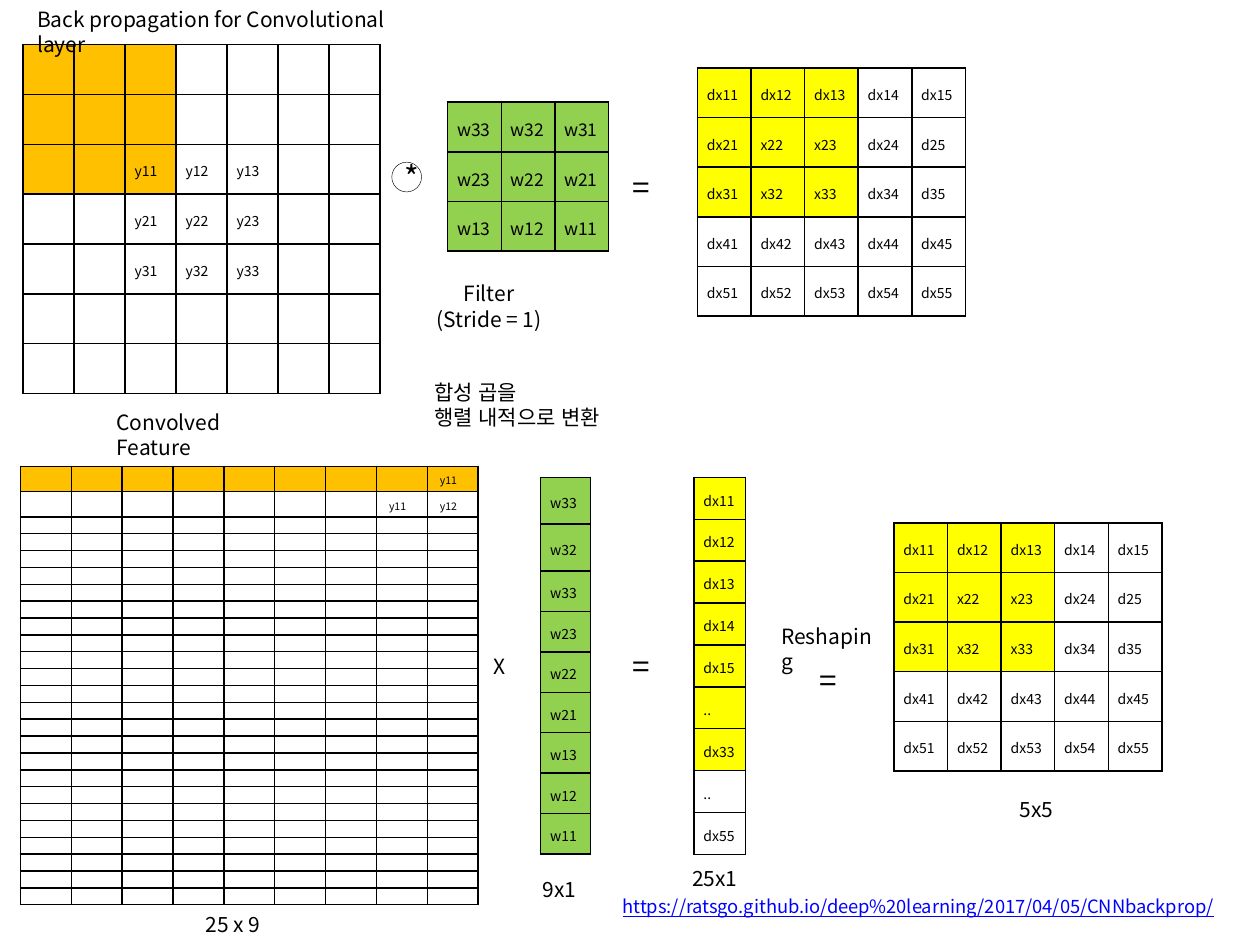
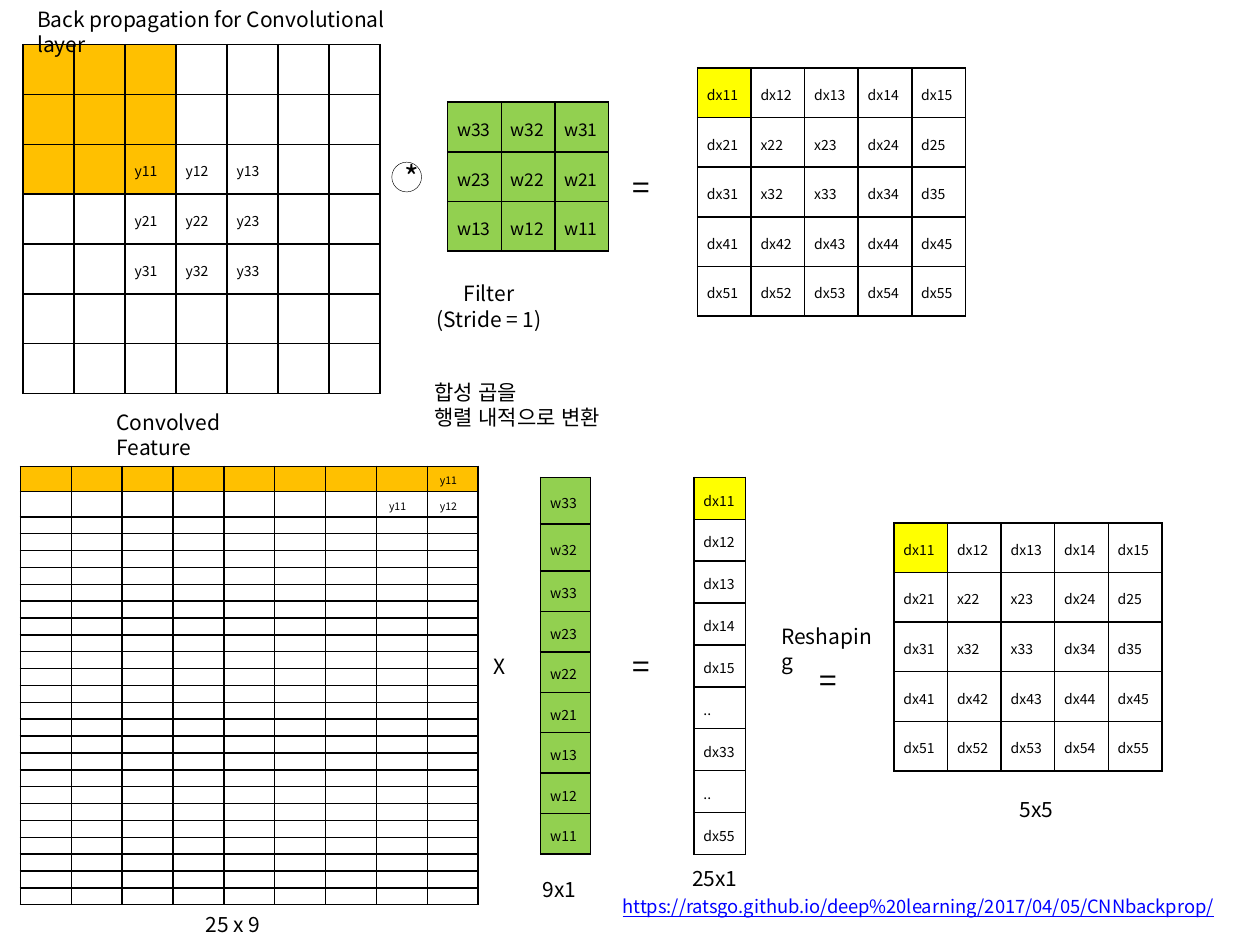
Before and after one commit to kimkangbo/mlforhighschool, a slide deck: slide 2 of doc/convolutional_neual_networks.pptx. Drawn at 1260x945 pixels with LibreOffice and Linux fonts; fonts in the diff are those of the drawing. Boxes give left, top, right and bottom in pixels: in the first picture for what was removed or moved away, otherwise in the second. Text is boxed around its words. In the diff, an @@ line names an element or a change of style, - is before the commit and + after.

Commit message:
Change colors for cell
Change colors for cell

```diff
--- a/doc/convolutional_neual_networks.pptx
+++ b/doc/convolutional_neual_networks.pptx
@@ table at (698,68,969,316) @@
@@ fill #FFFF00 to #FFFFFF in 8 cells @@
@@ table at (694,478,746,854) @@
@@ fill #FFFF00 to #FFFFFF in 6 cells @@
@@ table at (895,523,1166,771) @@
@@ fill #FFFF00 to #FFFFFF in 8 cells @@
```
